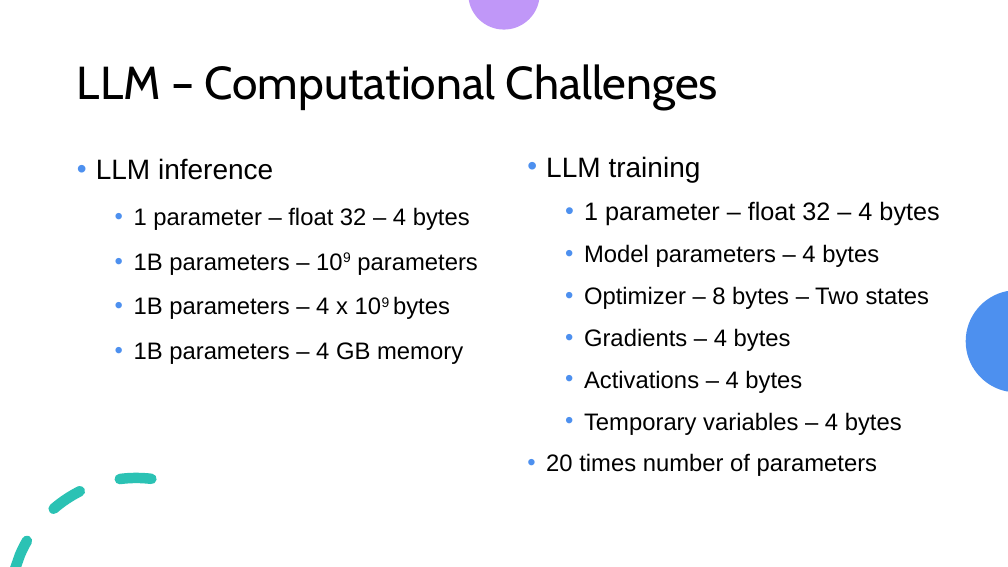
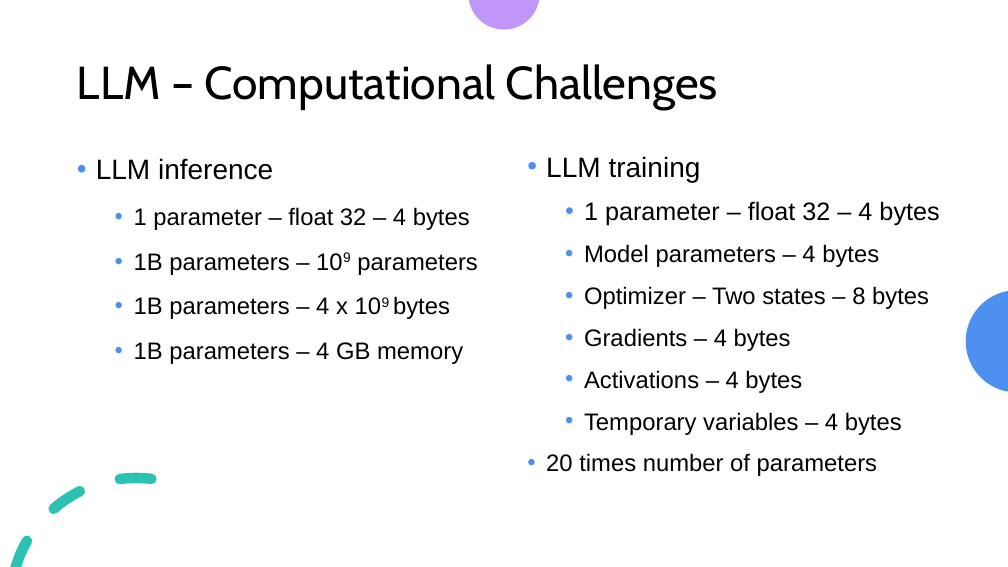
Before and after one commit to look4pritam/LargeLanguageModels, a slide deck: slide 55 of Presentations/IUAC-2024/Introduction_to_Large_Language_Models-From_Foundation_to_Real_World_Applications.pptx (slide 56 before the commit). Drawn at 1008x567 pixels with LibreOffice and Linux fonts; fonts in the diff are those of the drawing. Boxes give left, top, right and bottom in pixels: in the first picture for what was removed or moved away, otherwise in the second. Text is boxed around its words. In the diff, an @@ line names an element or a change of style, - is before the commit and + after.

```diff
--- a/Presentations/IUAC-2024/Introduction_to_Large_Language_Models-From_Foundation_to_Real_World_Applications.pptx
+++ b/Presentations/IUAC-2024/Introduction_to_Large_Language_Models-From_Foundation_to_Real_World_Applications.pptx
@@ text at box(584, 286, 929, 309): text changed @@
-    • Optimizer – 8 bytes – Two states
+    • Optimizer – Two states – 8 bytes
```
Also in this commit, not shown: 1 other file.
